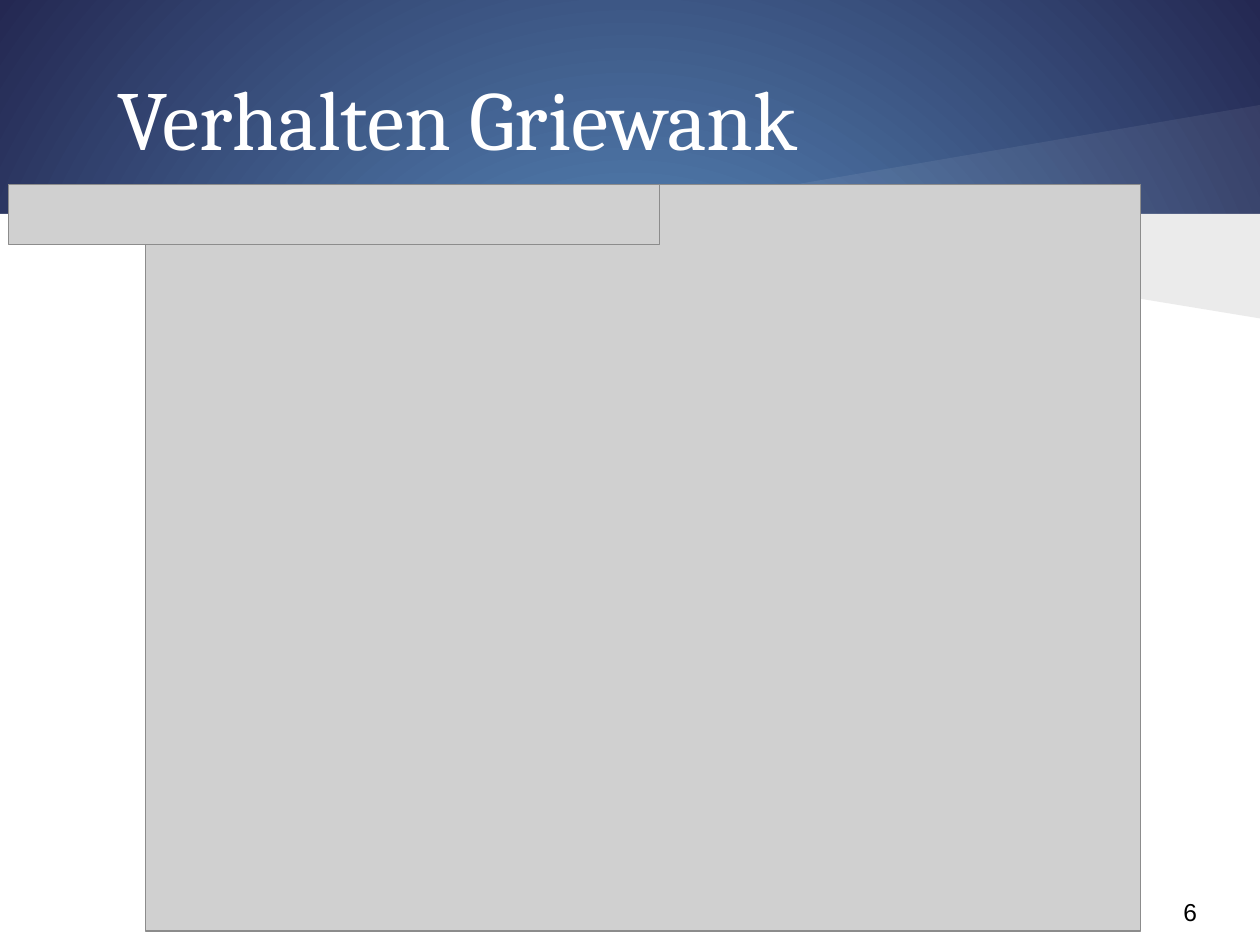
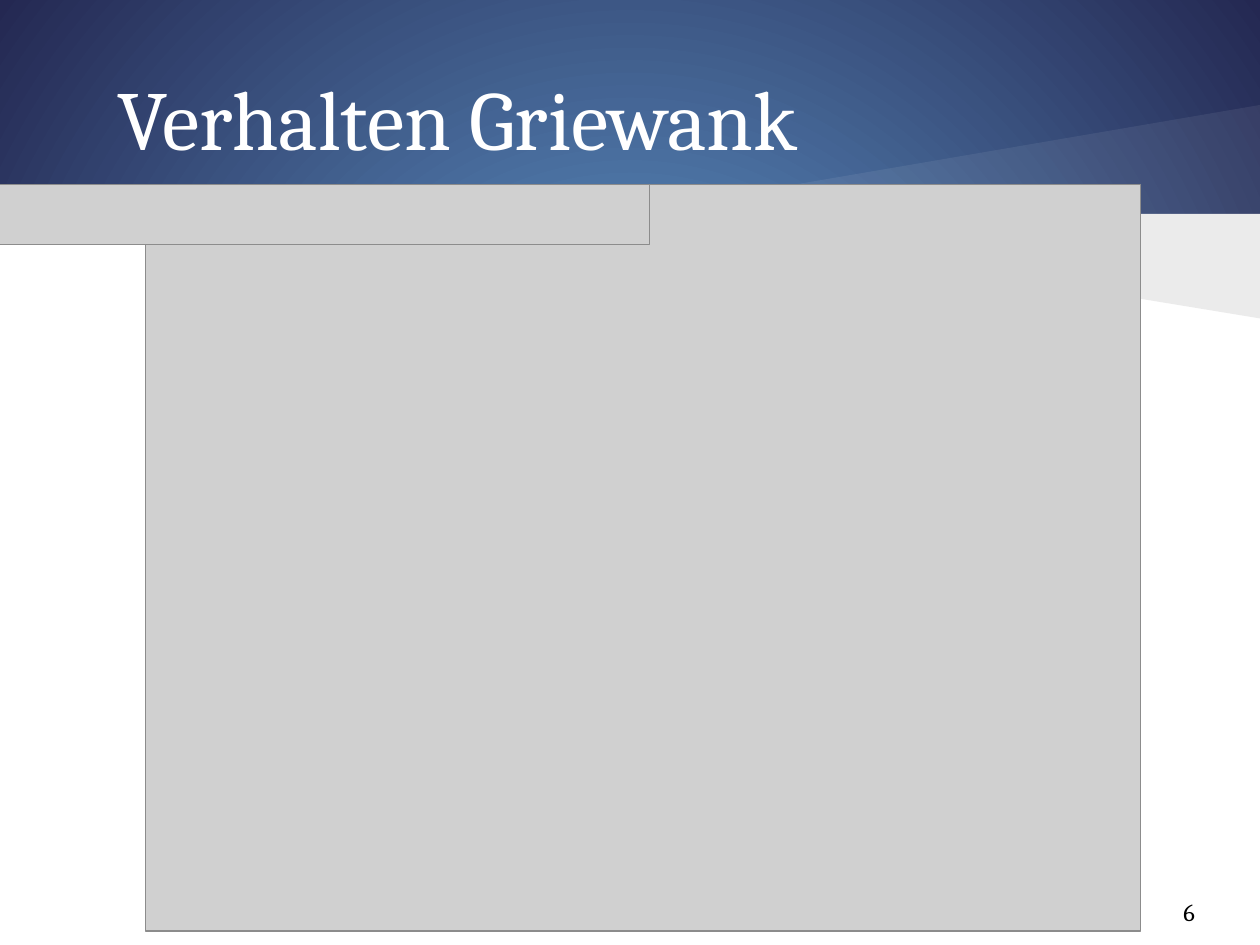
Before and after one commit to FalkoHilbert/evolotionaere-algorithmen, a slide deck: slide 6 of evolotionaereAlgorithmen/trunk/SystemOfEquations/Ergebnisse/Präsi/Einführung.pptx. Drawn at 1260x945 pixels with LibreOffice and Linux fonts; fonts in the diff are those of the drawing; grey boxes stand for pictures. Boxes give left, top, right and bottom in pixels: in the first picture for what was removed or moved away, otherwise in the second. Text is boxed around its words. In the diff, an @@ line names an element or a change of style, - is before the commit and + after.

```diff
--- a/evolotionaereAlgorithmen/trunk/SystemOfEquations/Ergebnisse/Präsi/Einführung.pptx
+++ b/evolotionaereAlgorithmen/trunk/SystemOfEquations/Ergebnisse/Präsi/Einführung.pptx
@@ picture: place and size @@
-picture at (9, 185, 660, 244)
+picture at (0, 185, 650, 244)
@@ page number at (1183, 904, 1195, 921): font Arial to Cambria @@
```
Also in this commit, not shown: 7 other slides changed, 3 slides added.
